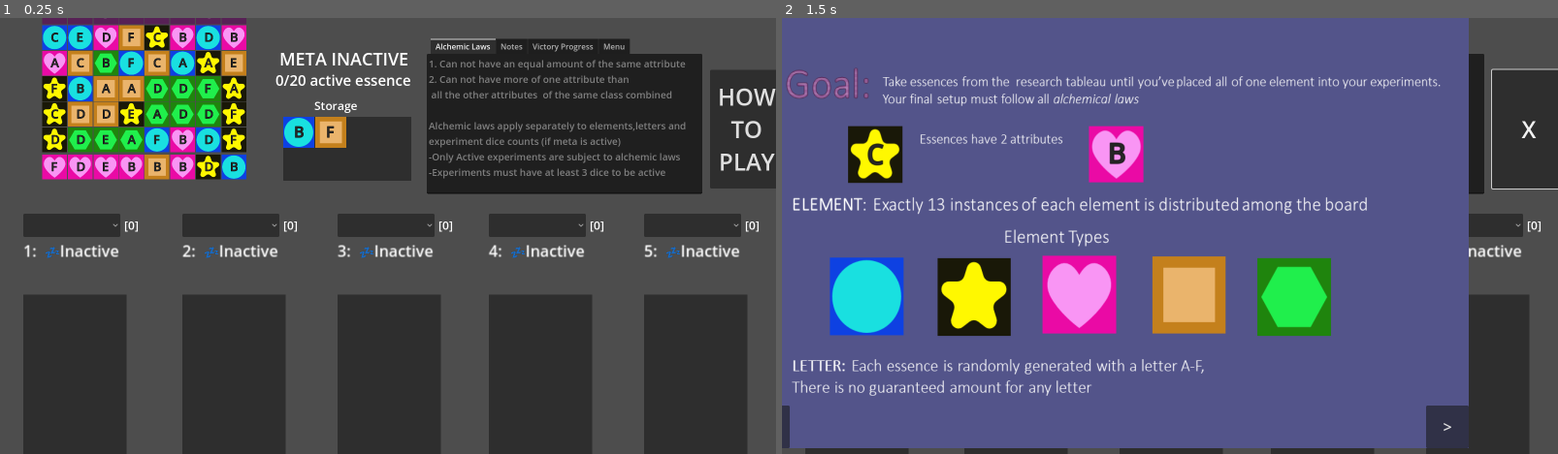
Above: before the commit, frames 1-2 (left to right).
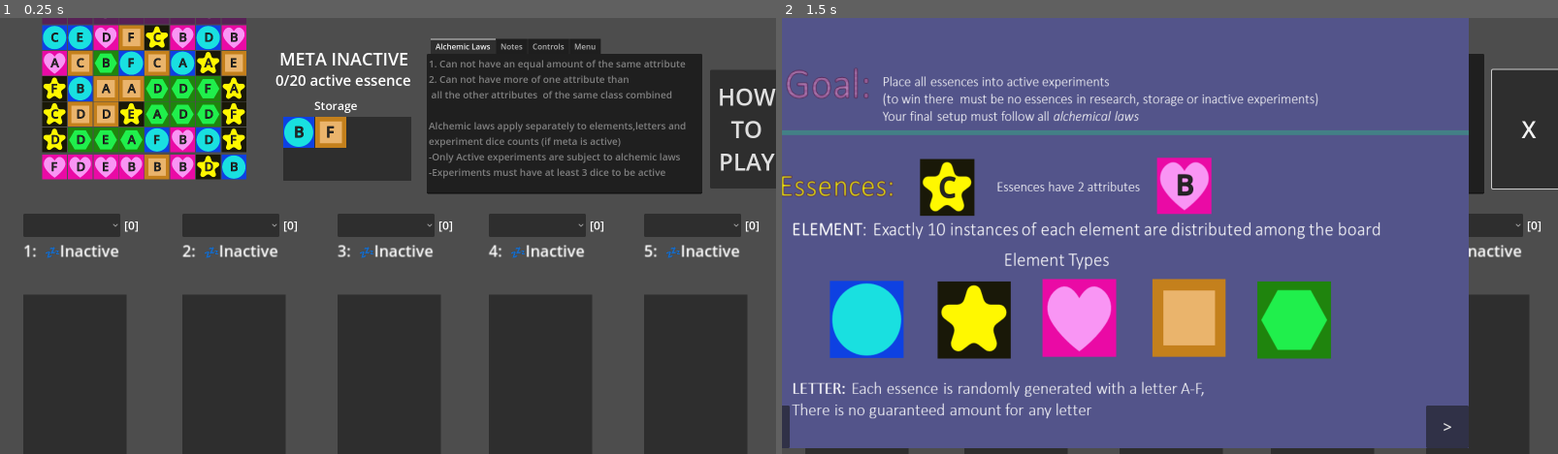
Above: after the commit, the same moments.

Repository: ninjacreeper47/Meriam-s-Trial
Game: Godot game, scene res://Levels/main.tscn
Same seed, same stepped clock (60 frames per second), same inputs: the game is played once before the commit and once after it.
Inputs:
- Up to frame 1 (0.25 s): no input
- Up to frame 2 (1.5 s): click "HOW TO PLAY" at 0.5 s; click "C" at 1.25 s

The runs differ from the first frame. In frame 1, 0.2% of the frame differs, in the area x 68-82%, y 4-9%; in frame 2, 17%, in the area x 0-89%, y 13-92%.

Commit message:
changed victory condition

Diff:
--- a/Levels/main.tscn
+++ b/Levels/main.tscn
@@ -1,10 +1,9 @@
-[gd_scene load_steps=13 format=3 uid="uid://cvya4rcawkcxg"]
+[gd_scene load_steps=12 format=3 uid="uid://cvya4rcawkcxg"]
 
 [ext_resource type="Script" path="res://screenshift.gd" id="1_tdfog"]
 [ext_resource type="PackedScene" uid="uid://xl4jsnrh5oll" path="res://research.tscn" id="2_57rww"]
 [ext_resource type="PackedScene" uid="uid://bq55k435edwi7" path="res://experiment_display.tscn" id="3_wqano"]
 [ext_resource type="Script" path="res://Storage.gd" id="4_ky610"]
-[ext_resource type="PackedScene" uid="uid://bydyuhkcwjusw" path="res://victory_progress_graph.tscn" id="6_lf7hv"]
 [ext_resource type="PackedScene" uid="uid://sd0cyqy52ykw" path="res://meta_status.tscn" id="6_qwf21"]
 [ext_resource type="PackedScene" uid="uid://bt0ytr2vo3k77" path="res://ingame_menu.tscn" id="11_cjw6x"]
 [ext_resource type="Script" path="res://TutorialButton.gd" id="13_uul6k"]
@@ -133,9 +132,25 @@
 placeholder_text = "type anything you want here (does not persist between restarts)"
 drag_and_drop_selection_enabled = false
 
-[node name="Victory Progress" parent="Game Screen/HelpContainer" instance=ExtResource("6_lf7hv")]
-visible = false
-layout_mode = 2
+[node name="Controls" type="TextEdit" parent="Game Screen/HelpContainer"]
+visible = false
+layout_mode = 2
+text = "Move essences by dragging them to their destination
+Alternate Control:   Use 1,2,3,4,5 to select an experiment
+space to select storage
+click an essence to send to selected area
+
+Ctrl+N starts a new deal
+
+Ctrl+/- Zoom In/Out (probably unesscary unless I messed up UI scaling"
+editable = false
+context_menu_enabled = false
+shortcut_keys_enabled = false
+selecting_enabled = false
+deselect_on_focus_loss_enabled = false
+drag_and_drop_selection_enabled = false
+virtual_keyboard_enabled = false
+middle_mouse_paste_enabled = false
 
 [node name="Menu" parent="Game Screen/HelpContainer" instance=ExtResource("11_cjw6x")]
 visible = false
--- a/alchemy.gd
+++ b/alchemy.gd
@@ -8,7 +8,7 @@
 var selected_experiment
 
 var active_type_counts = {}
-var essence_goals ={}
+var essence_goal = 0
 var resetting_in_progress = false
 var labatory_stable = true
 
@@ -30,8 +30,7 @@
 	essence_counts.clear()
 	active_type_counts.clear()
 	labatory_stable = true
-	for goal in essence_goals.keys():
-		essence_goals[goal] = 0
+	essence_goal = 0
 	#essence_goals.clear()
 	get_tree().unload_current_scene()
 	if (expert_difficulty):
@@ -115,9 +114,7 @@
 func _check_victory():
 	if !_check_labatory_stability():
 		return
-	_count_active_essences()
-	for i in type:
-		if active_type_counts[i] >= essence_goals[i]:
+	if  _count_active_essences() >= essence_goal:
 			game_won.emit()
 func _on_game_won():
 	game_playing = false
--- a/research.tscn
+++ b/research.tscn
@@ -35,11 +35,11 @@
 
 [node name="locked_warning" type="TextureRect" parent="."]
 visible = false
-layout_mode = 0
-offset_left = 34.0
-offset_top = 142.0
-offset_right = 122.0
-offset_bottom = 230.0
+layout_mode = 2
+offset_left = 24.0
+offset_top = -376.0
+offset_right = 112.0
+offset_bottom = -288.0
 texture = ExtResource("3_b1g8c")
 expand_mode = 1
 script = ExtResource("4_k7iwp")
--- a/upcoming_essence.gd
+++ b/upcoming_essence.gd
@@ -28,10 +28,7 @@
 	for i in range(amount_of_each_type):
 
 		for t in alchemy.type:
-			if alchemy.essence_goals.has(t):
-				alchemy.essence_goals[t] += 1
-			else:
-				alchemy.essence_goals[t] = 1
+			alchemy.essence_goal += 1
 			bag.append(t)
 	bag.shuffle()
 	#essence spawning
Binary file changed: Assets/How to Play/Instructions/Slide1.PNG
Binary file changed: Assets/How to Play/Instructions/Slide2.PNG
Binary file changed: Assets/How to Play/Instructions/Slide5.PNG
Not shown, changed: Assets/How to Play/Instructions.pptx
